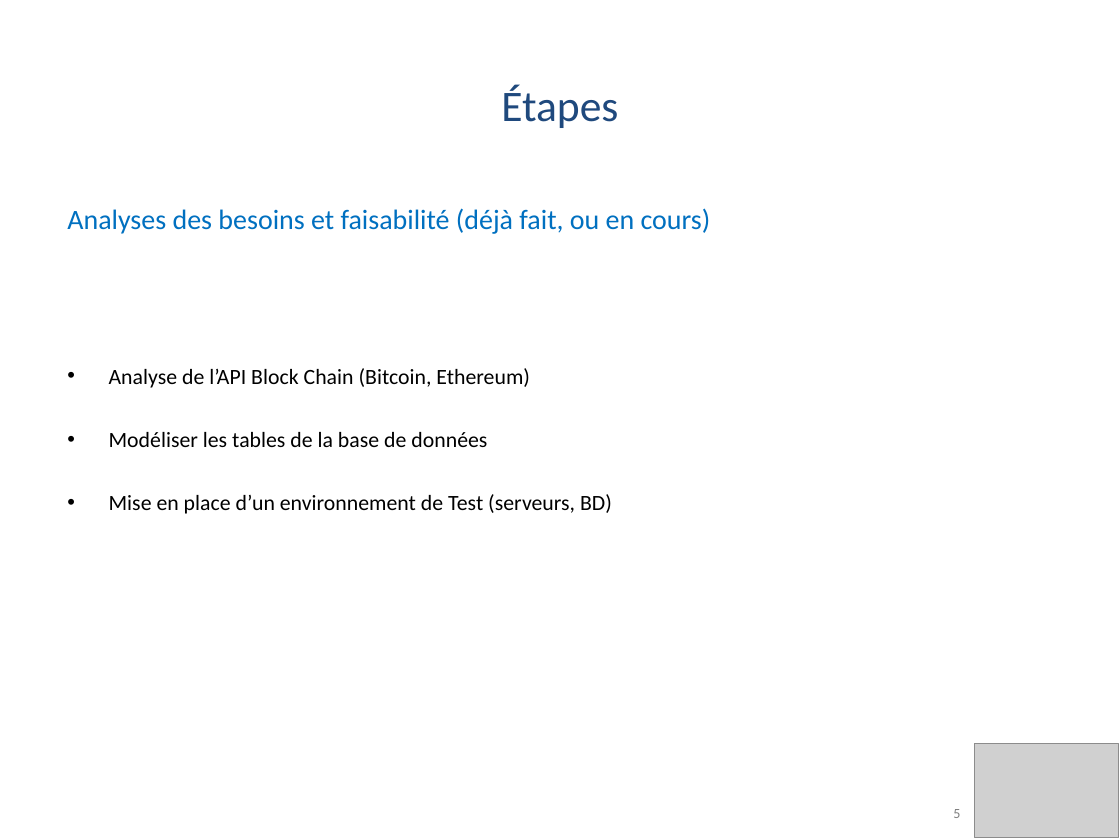
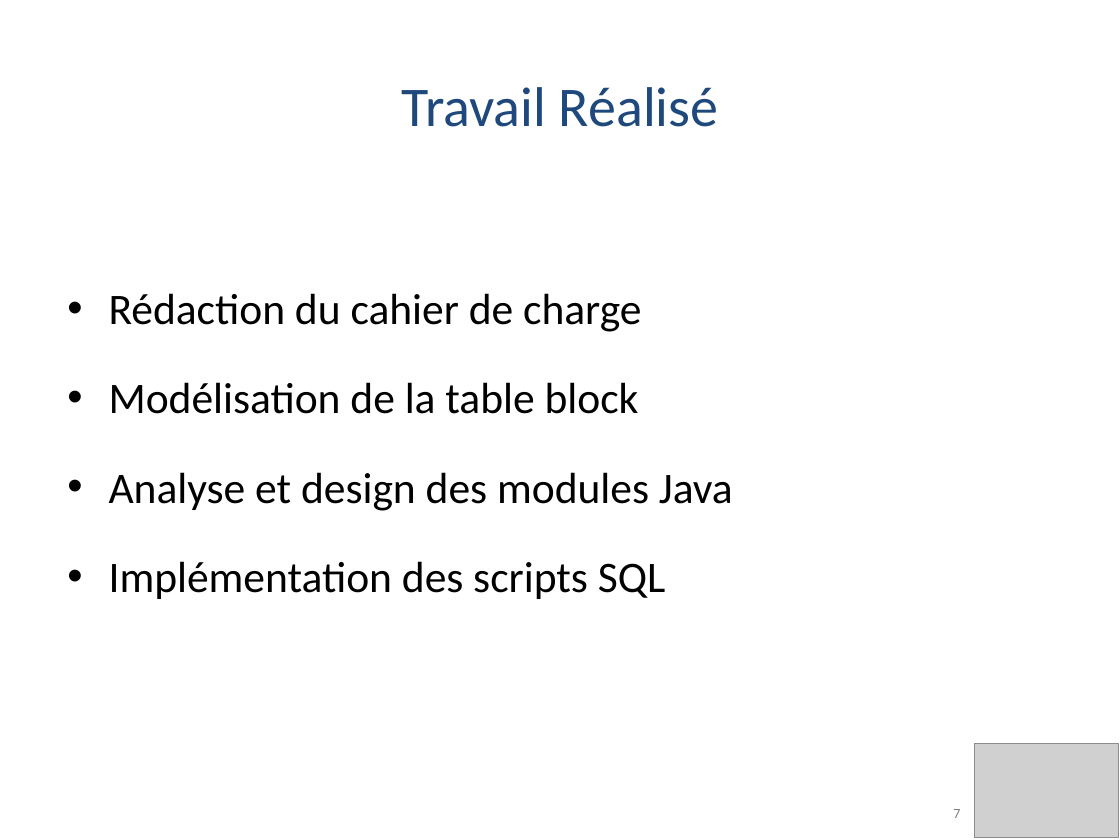
Before and after one commit to PierreSQS/Mubiz, a slide deck: slide 7 of Documents/Soutenance_Final_Pierre_et_Odile-20170314.pptx (slide 5 before the commit). Drawn at 1120x840 pixels with LibreOffice and Linux fonts; fonts in the diff are those of the drawing; grey boxes stand for pictures; background and template pictures are left out. Boxes give left, top, right and bottom in pixels: in the first picture for what was removed or moved away, otherwise in the second. Text is boxed around its words. In the diff, an @@ line names an element or a change of style, - is before the commit and + after.

```diff
--- a/Documents/Soutenance_Final_Pierre_et_Odile-20170314.pptx
+++ b/Documents/Soutenance_Final_Pierre_et_Odile-20170314.pptx
@@ text at [401,87,718,127]: text changed; size 28 to 36 pt @@
-Étapes
+Travail Réalisé
@@ text at [109,293,733,599]: text changed; size 14 to 28 pt @@
-Analyses des besoins et faisabilité (déjà fait, ou en cours)
-• Analyse de l’API Block Chain (Bitcoin, Ethereum)
-• Modéliser les tables de la base de données
-• Mise en place d’un environnement de Test (serveurs, BD)
+• Rédaction du cahier de charge
+• Modélisation de la table block
+• Analyse et design des modules Java
+• Implémentation des scripts SQL
@@ page number at [953,809,960,818]: text changed @@
-5
+7
```
Also in this commit, not shown: 2 other slides changed, 7 slides added, 4 slides removed.
